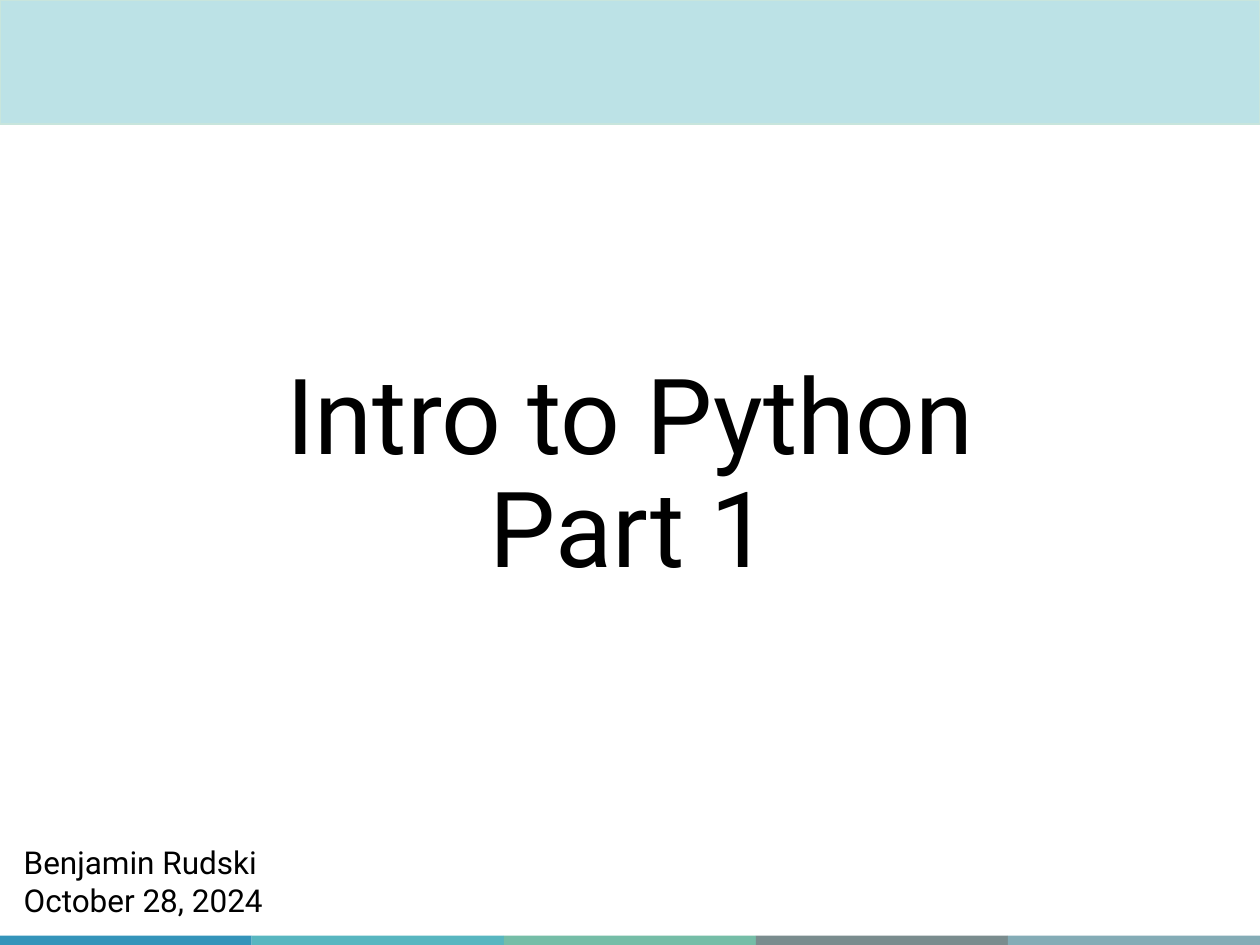
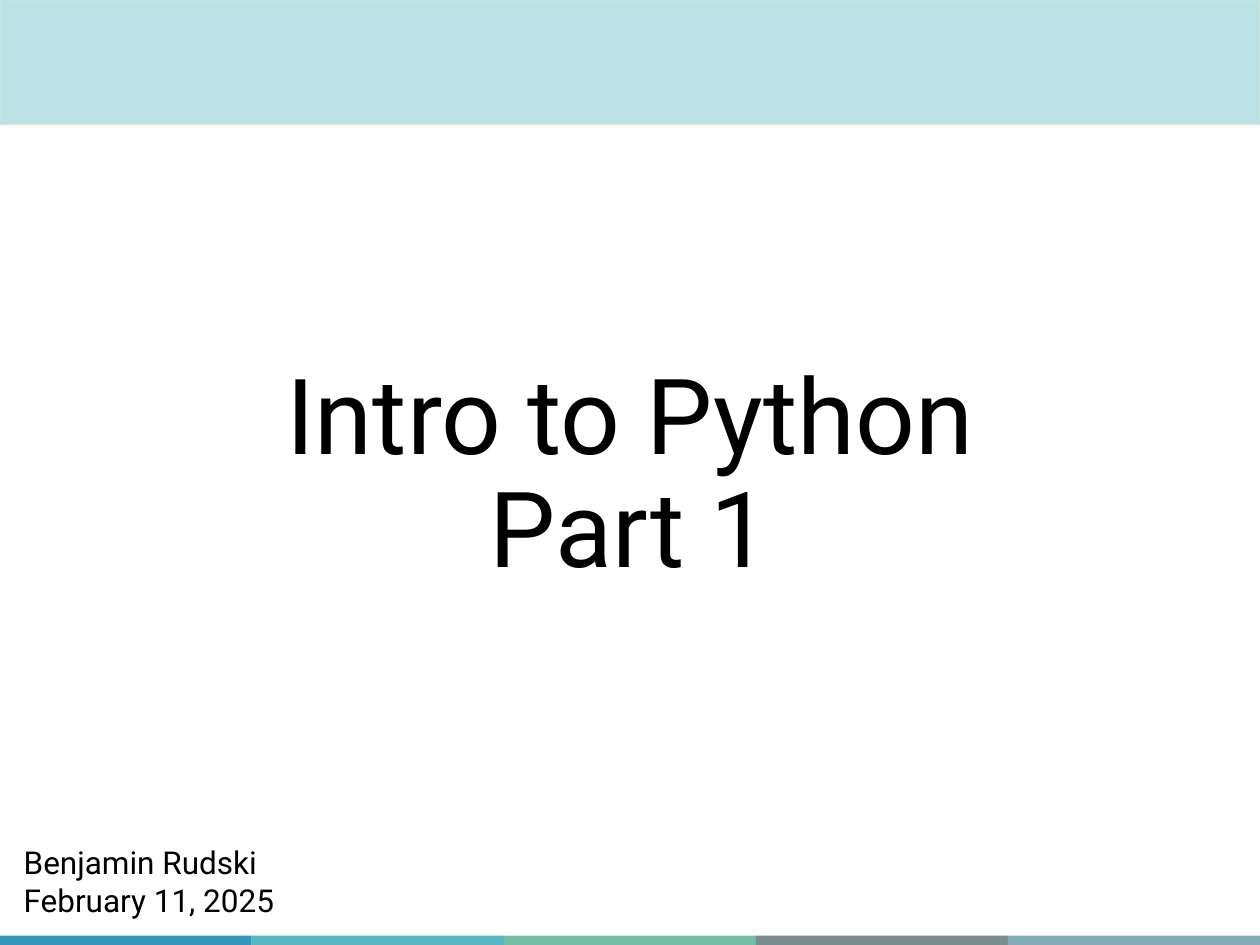
Before and after one commit to bzrudski/Intro-to-Python, a slide deck: slide 1 of slides/QLS-MiCM Intro to Python (Part 1) Workshop PPT.pptx. Drawn at 1260x945 pixels with LibreOffice and Linux fonts; fonts in the diff are those of the drawing; background and template pictures are left out. Boxes give left, top, right and bottom in pixels: in the first picture for what was removed or moved away, otherwise in the second. Text is boxed around its words. In the diff, an @@ line names an element or a change of style, - is before the commit and + after.

```diff
--- a/slides/QLS-MiCM Intro to Python (Part 1) Workshop PPT.pptx
+++ b/slides/QLS-MiCM Intro to Python (Part 1) Workshop PPT.pptx
@@ text at [24, 888, 274, 919]: text changed @@
-October 28, 2024
+February 11, 2025
```
Also in this commit, not shown: 3 other slides changed, 10 slides removed, 20 other files.
